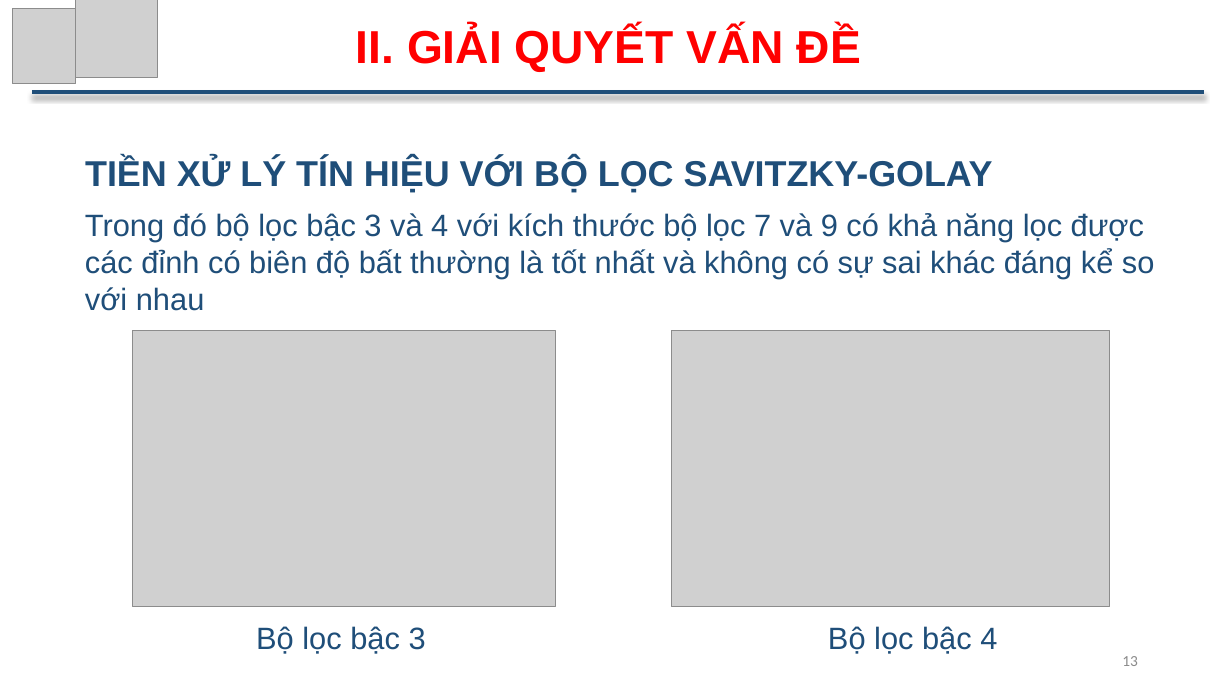
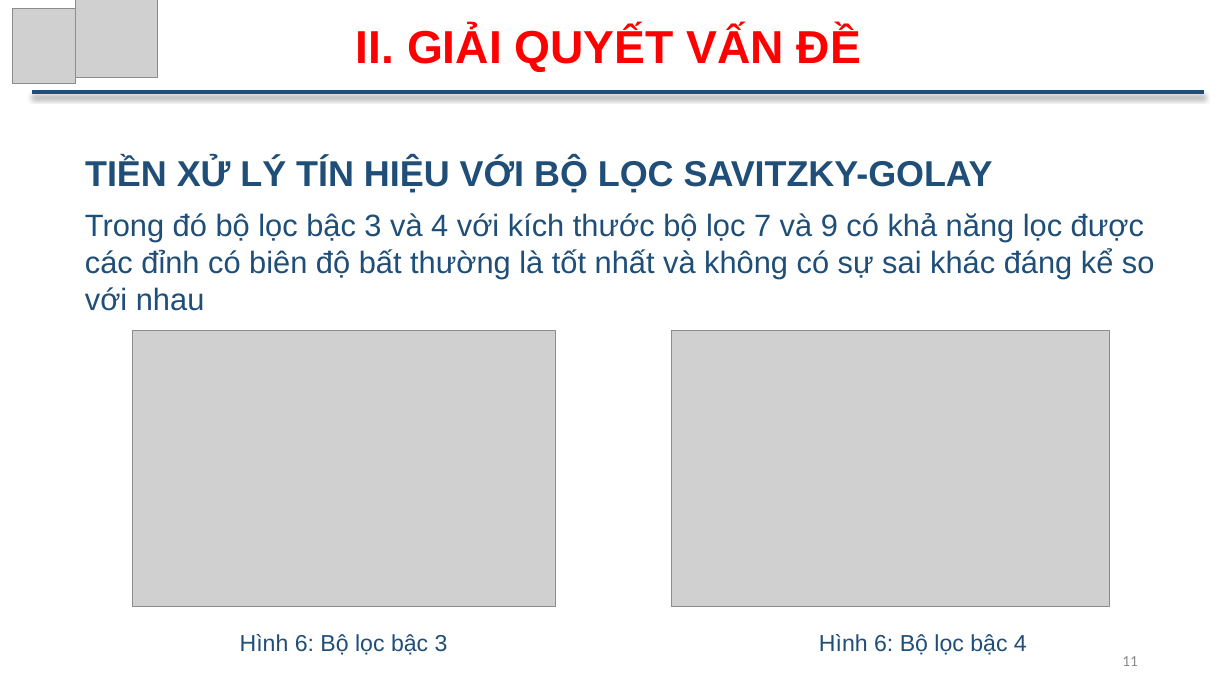
Before and after one commit to ThuTrongNguyen/Thesis, a slide deck: slide 11 of SlideBaoCao_NguyenTrongThu.pptx (slide 13 before the commit). Drawn at 1232x693 pixels with LibreOffice and Linux fonts; fonts in the diff are those of the drawing; grey boxes stand for pictures. Boxes give left, top, right and bottom in pixels: in the first picture for what was removed or moved away, otherwise in the second. Text is boxed around its words. In the diff, an @@ line names an element or a change of style, - is before the commit and + after.

```diff
--- a/SlideBaoCao_NguyenTrongThu.pptx
+++ b/SlideBaoCao_NguyenTrongThu.pptx
@@ text at <box>240,634,448,655</box>: text changed; size 24 to 18 pt @@
-Bộ lọc bậc 3
+Hình 6: Bộ lọc bậc 3
@@ text at <box>819,634,1027,655</box>: text changed; size 24 to 18 pt @@
-Bộ lọc bậc 4
+Hình 6: Bộ lọc bậc 4
@@ page number at <box>1122,656,1138,666</box>: text changed @@
-13
+11
```
Also in this commit, not shown: 9 other slides changed, 3 slides removed, 1 other file.
